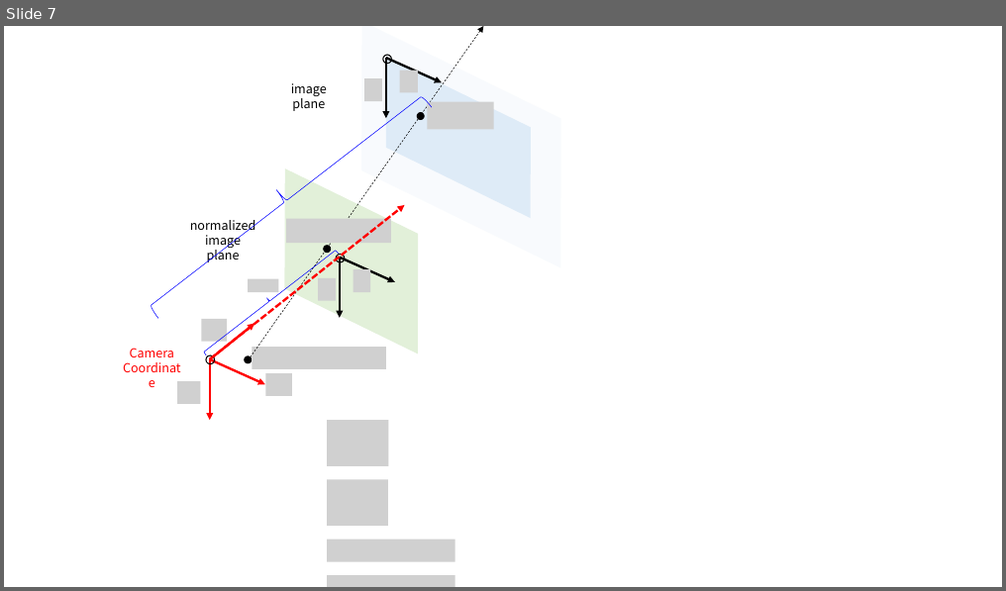
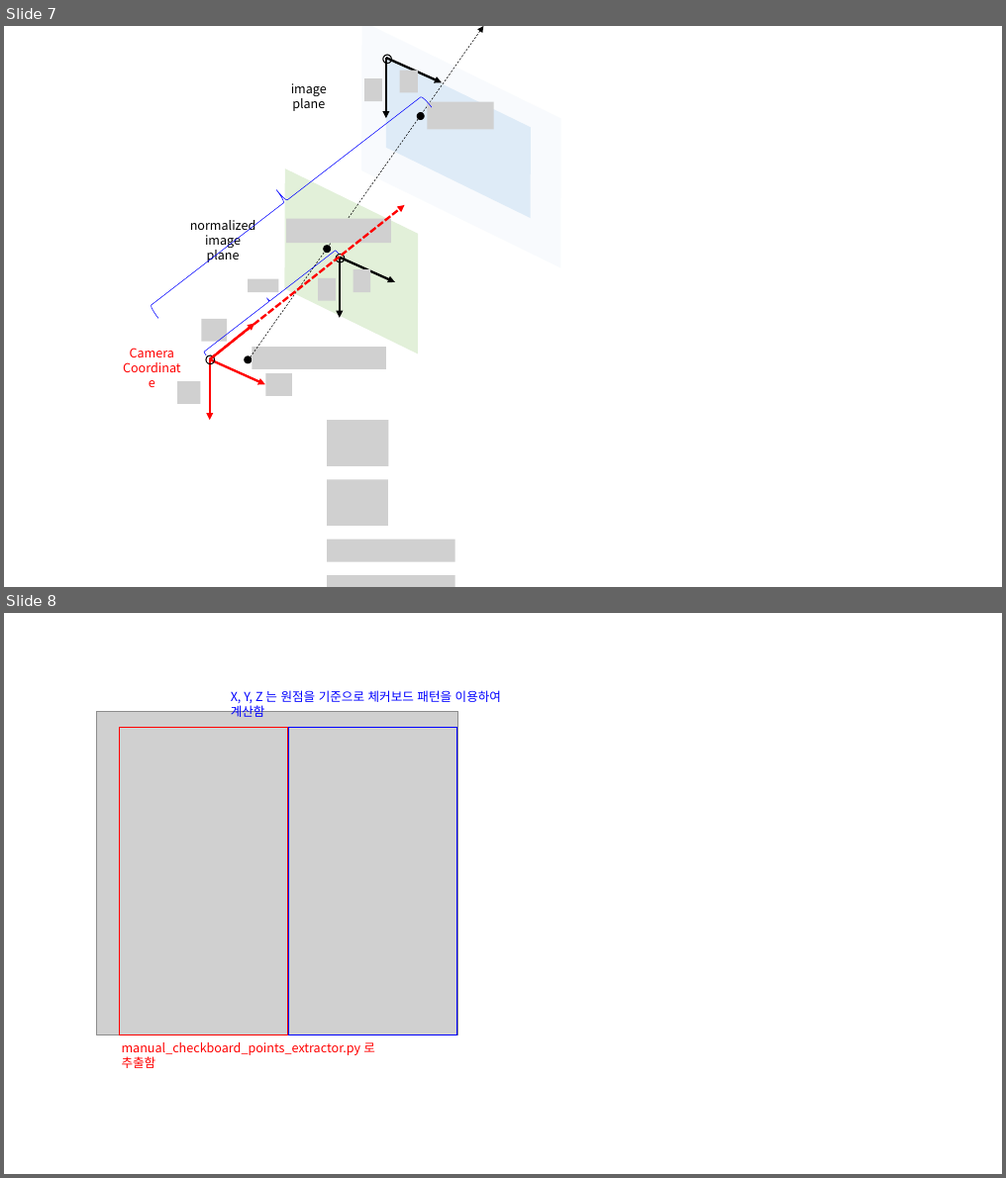
Before and after one commit to gaussian37/gaussian37.github.io, a slide deck: assets/img/vision/concept/calibration/calibration.pptx. Shown one above the other, each under a label of ours: slide 7 before the commit, slides 7 and 8 after it. The pictures are 1006x591 and 1006x1178 pixels, drawn with LibreOffice and Linux fonts; fonts in the diff are those of the drawing; grey boxes stand for pictures; background and template pictures are left out. Boxes give left, top, right and bottom in pixels: in the first picture for what was removed or moved away, otherwise in the second. Text is boxed around its words. In the diff, an @@ line names an element or a change of style, - is before the commit and + after.

```diff
--- a/assets/img/vision/concept/calibration/calibration.pptx
+++ b/assets/img/vision/concept/calibration/calibration.pptx
@@ slide 8 added at [4, 613, 1002, 1174], background #FFFFFF @@
@@ group added at [96, 690, 501, 1068]: 2 rectangles, 2 texts, 1 picture @@
+manual_checkboard_points_extractor.py 로 추출함
+X, Y, Z 는 원점을 기준으로 체커보드 패턴을 이용하여 계산함
```
Also in this commit, not shown: 7 other files.
